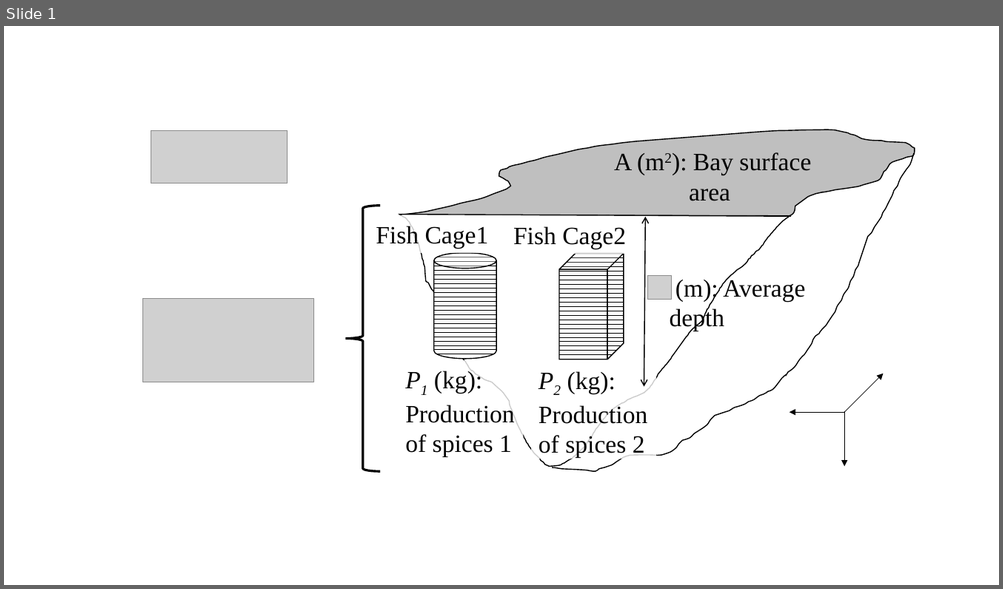
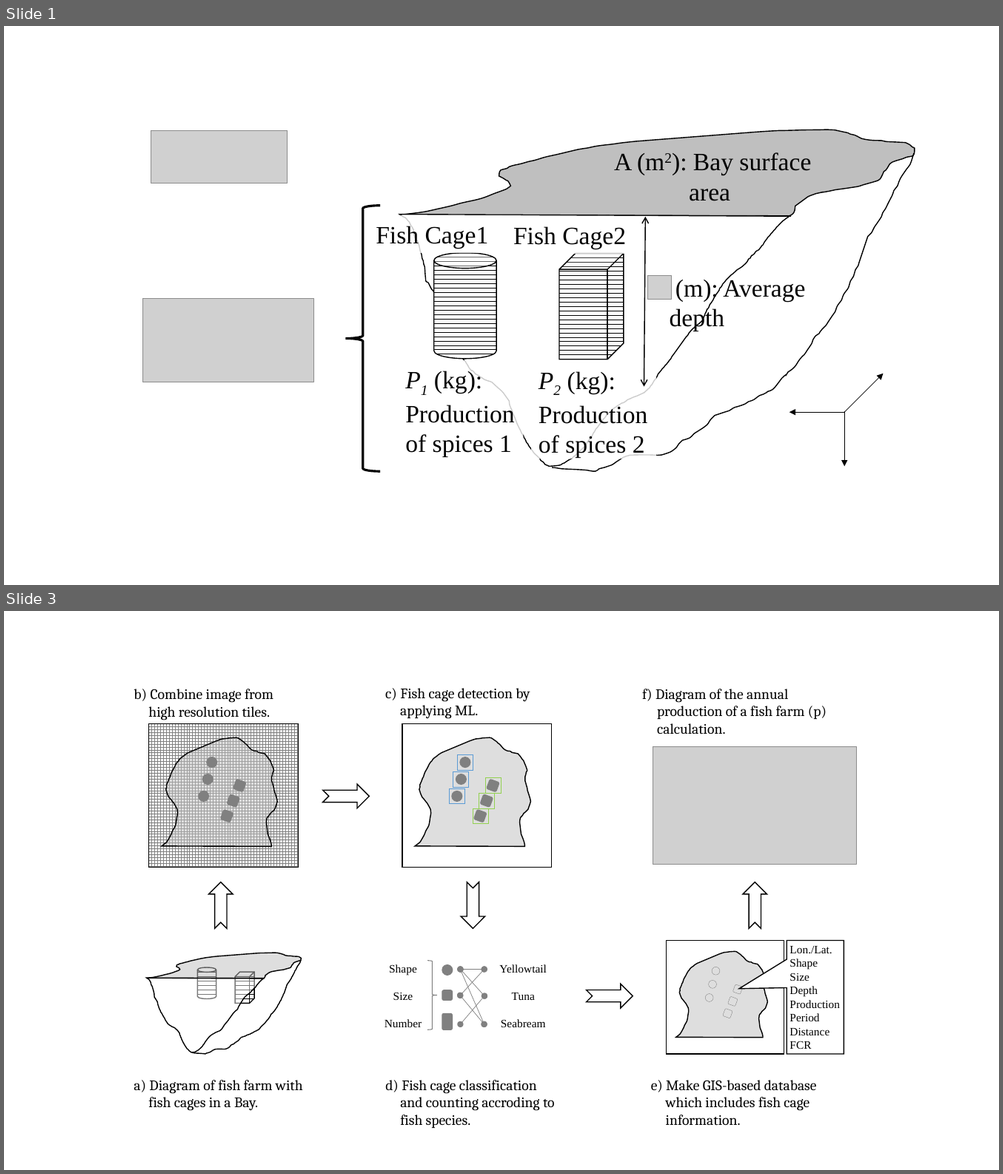
Before and after one commit to dlxiii/EAWOMEN2-2019, a slide deck: jsps/Presentation1.pptx. Shown one above the other, each under a label of ours: slide 1 before the commit, slides 1 and 3 after it; the slides between them are not shown. The pictures are 1003x589 and 1003x1174 pixels, drawn with LibreOffice and Linux fonts; fonts in the diff are those of the drawing; grey boxes stand for pictures. Boxes give left, top, right and bottom in pixels: in the first picture for what was removed or moved away, otherwise in the second. Text is boxed around its words. In the diff, an @@ line names an element or a change of style, - is before the commit and + after.

```diff
--- a/jsps/Presentation1.pptx
+++ b/jsps/Presentation1.pptx
@@ slide 3 added at [4, 611, 999, 1170], background #FFFFFF @@
@@ text added at [134, 689, 273, 721], 14 pt, text #000000 @@
+b) Combine image from high resolution tiles.
@@ text added at [385, 688, 529, 719], 14 pt, text #000000 @@
+c) Fish cage detection by applying ML.
@@ text added at [642, 689, 826, 735], 14 pt, text #000000 @@
+f) Diagram of the annual production of a fish farm (p) calculation.
@@ freeform shape added at [131, 724, 301, 887], fill #BFBFBF at 50% opacity, outline #000000 1 pt @@
@@ rectangle added at [149, 723, 298, 868], fill pattern #808080 on #FFFFFF, outline #000000 1 pt @@
@@ ellipse added at [207, 758, 217, 768], fill #808080, outline #808080 1 pt @@
@@ picture added at [653, 747, 856, 865] @@
@@ ellipse added at [202, 775, 213, 785], fill #808080, outline #808080 1 pt @@
@@ rounded rectangle added at [233, 780, 246, 792], fill #808080, outline #808080 1 pt @@
@@ notched right arrow added at [323, 784, 369, 808], outline #000000 1 pt @@
@@ ellipse added at [199, 792, 209, 802], fill #808080, outline #808080 1 pt @@
@@ rounded rectangle added at [221, 809, 233, 822], fill #808080, outline #808080 1 pt @@
@@ rounded rectangle added at [227, 795, 239, 807], fill #808080, outline #808080 1 pt @@
@@ group added at [384, 723, 555, 887]: 7 rectangles, 3 ellipses, 3 rounded rectangles, 1 freeform shape @@
@@ notched right arrow added at [208, 883, 233, 929], outline #000000 1 pt @@
@@ notched right arrow added at [461, 883, 484, 929], outline #000000 1 pt @@
@@ notched right arrow added at [743, 883, 766, 929], outline #000000 1 pt @@
@@ group added at [652, 940, 844, 1070]: 3 ellipses, 3 rounded rectangles, 1 freeform shape, 1 rectangle, 1 speech box @@
@@ group added at [146, 950, 302, 1054]: 3 freeform shapes, 1 cube, 1 cylinder @@
@@ group added at [384, 961, 546, 1031]: 6 double arrows, 2 rounded rectangles, 2 texts, 1 ellipse, 1 right brace @@
+Yellowtail
+Tuna
+Seabream
+Shape
+Size
+Number
@@ text added at [789, 946, 839, 1049], 11 pt, text #000000 @@
+Lon./Lat.
+Shape
+Size
+Depth
+Production
+Period
+Distance
+FCR
@@ notched right arrow added at [586, 984, 632, 1008], outline #000000 1 pt @@
@@ text added at [134, 1080, 303, 1111], 14 pt, text #000000 @@
+a) Diagram of fish farm with fish cages in a Bay.
@@ text added at [385, 1080, 555, 1128], 14 pt, text #000000 @@
+d) Fish cage classification and counting accroding to fish species.
@@ text added at [651, 1080, 817, 1126], 14 pt, text #000000 @@
+e) Make GIS-based database which includes fish cage information.
```
Also in this commit, not shown: 1 other slide added.
